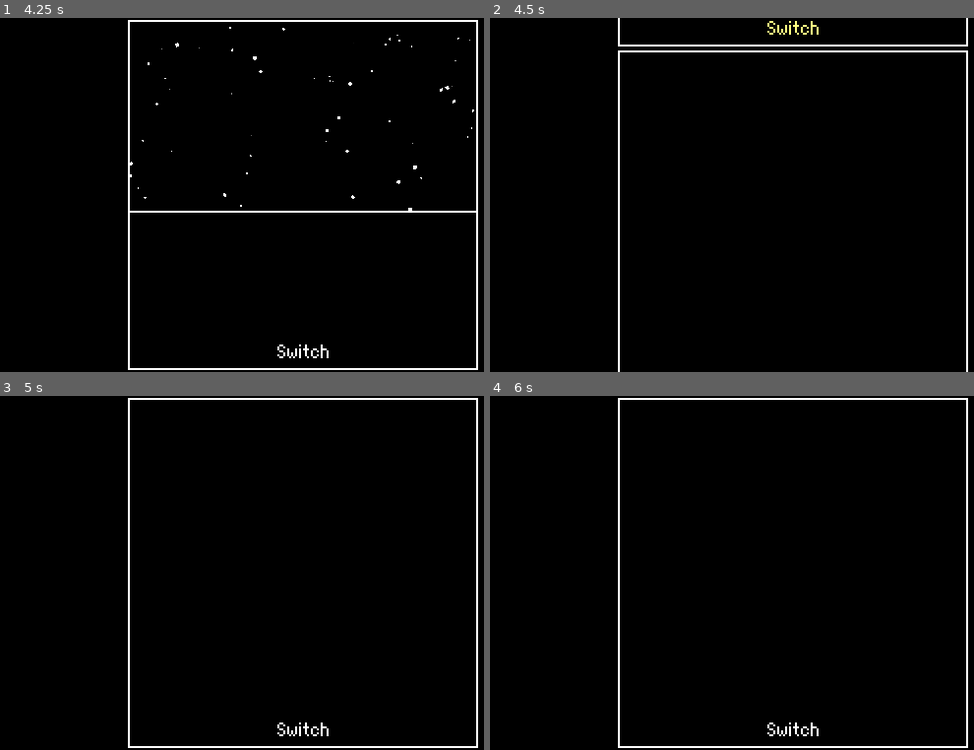
Above: before the commit, frames 1-4 (two rows, left to right).
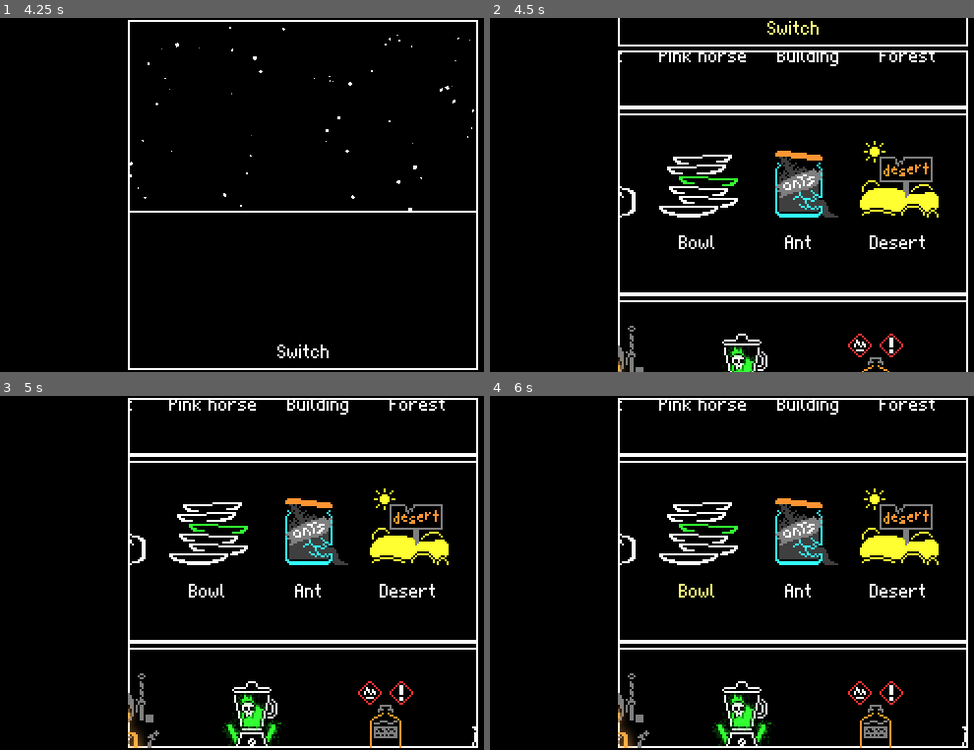
Above: after the commit, the same moments.

Repository: Banalian/BitBiscuit-GMTK2024
Game: Godot game, scene res://Scenes/main_menu.tscn
Same seed, same stepped clock (60 frames per second), same inputs: the game is played once before the commit and once after it.
Inputs (mouse positions are in pixels of both pictures, inside the frame that each line leads up to):
- Up to frame 1 (4.25 s): click "Play" at 0.5 s; click "Play" at 1.25 s; tap Enter at 2 s; move the mouse to (440, 177) at 2.02 s; click (440, 177) at 2.17 s; click (106, 340) at 2.75 s, where only the run after the commit has a clickable "Planet"; click (212, 340) at 3.5 s, where only the run after the commit has a clickable "Pink horse"
- Up to frame 2 (4.5 s): click (804, 340) at 4.25 s, where only the run after the commit has a clickable "Building"
- Up to frame 3 (5 s): no input
- Up to frame 4 (6 s): click (596, 548) at 5 s, where only the run after the commit has a clickable "Cup"; click (698, 548) at 5.75 s, where only the run after the commit has a clickable "Bowl"

Frame 1 is identical in both runs. In frame 2, 7.8% of the frame differs, in the area x 26-99%, y 9-100%; in frame 3, 9.0%, in the area x 26-99%, y 1-100%; in frame 4, 9.0%.

Commit message:
chore(main scene): add all ingredients to the scene

Diff:
--- a/Scenes/main.tscn
+++ b/Scenes/main.tscn
@@ -1,7 +1,21 @@
-[gd_scene load_steps=7 format=3 uid="uid://ca53ofrpltb0o"]
+[gd_scene load_steps=21 format=3 uid="uid://ca53ofrpltb0o"]
 
 [ext_resource type="Script" path="res://Scripts/main.gd" id="1_o11dq"]
 [ext_resource type="PackedScene" uid="uid://djedvt6g0ujyd" path="res://Scenes/client.tscn" id="2_locgf"]
+[ext_resource type="PackedScene" uid="uid://yjttqehhf2w4" path="res://Scenes/abstract_ingredient.tscn" id="3_xeuuf"]
+[ext_resource type="Resource" uid="uid://cdwrdu3mfv1y5" path="res://Resources/Bases/planet.tres" id="4_ivq56"]
+[ext_resource type="Resource" uid="uid://bujymccl3xnsf" path="res://Resources/Bases/pink_horse.tres" id="5_l4kwx"]
+[ext_resource type="Resource" uid="uid://bq5v7b0lj8ggw" path="res://Resources/Bases/building.tres" id="6_4q3op"]
+[ext_resource type="Resource" uid="uid://bsd7n5rfbiqst" path="res://Resources/Bases/forest.tres" id="7_clsxh"]
+[ext_resource type="Texture2D" uid="uid://dvjr4hp7mhvu" path="res://Assets/Textures/UI/Shelf.png" id="8_4b7lo"]
+[ext_resource type="Resource" uid="uid://b4d11f5dmdks2" path="res://Resources/Containers/cup.tres" id="9_yssrn"]
+[ext_resource type="Resource" uid="uid://c8amr3r5lgprb" path="res://Resources/Containers/bowl.tres" id="10_58a6e"]
+[ext_resource type="Resource" uid="uid://b2d4ccmmcd2vl" path="res://Resources/Additionals/ant.tres" id="11_ladnu"]
+[ext_resource type="Resource" uid="uid://r1eu2ey3046m" path="res://Resources/Additionals/desert.tres" id="12_kge0h"]
+[ext_resource type="Resource" uid="uid://c7mcr1hrlvpu4" path="res://Resources/Bases/molten_steel.tres" id="13_8lkky"]
+[ext_resource type="Resource" uid="uid://d1jvhuxivkcoe" path="res://Resources/Bases/uranium_juice.tres" id="14_smvgv"]
+[ext_resource type="Resource" uid="uid://p4b25y6w3jws" path="res://Resources/Bases/diethyl_ether.tres" id="15_be7sa"]
+[ext_resource type="Resource" uid="uid://dhe38oi674gn" path="res://Resources/Bases/beer.tres" id="16_b56b8"]
 
 [sub_resource type="StyleBoxFlat" id="StyleBoxFlat_auejg"]
 bg_color = Color(1, 1, 1, 0)
@@ -163,5 +177,86 @@
 size_flags_vertical = 8
 text = "Switch"
 
+[node name="VBoxContainer" type="VBoxContainer" parent="ViewBottom/MarginContainer"]
+layout_mode = 2
+
+[node name="VSplitContainer" type="VSplitContainer" parent="ViewBottom/MarginContainer/VBoxContainer"]
+layout_mode = 2
+
+[node name="HBoxContainer" type="HBoxContainer" parent="ViewBottom/MarginContainer/VBoxContainer/VSplitContainer"]
+layout_mode = 2
+
+[node name="Planet" parent="ViewBottom/MarginContainer/VBoxContainer/VSplitContainer/HBoxContainer" instance=ExtResource("3_xeuuf")]
+layout_mode = 2
+ingredient_res = ExtResource("4_ivq56")
+
+[node name="Pink horse" parent="ViewBottom/MarginContainer/VBoxContainer/VSplitContainer/HBoxContainer" instance=ExtResource("3_xeuuf")]
+layout_mode = 2
+ingredient_res = ExtResource("5_l4kwx")
+
+[node name="Building" parent="ViewBottom/MarginContainer/VBoxContainer/VSplitContainer/HBoxContainer" instance=ExtResource("3_xeuuf")]
+layout_mode = 2
+ingredient_res = ExtResource("6_4q3op")
+
+[node name="Forest" parent="ViewBottom/MarginContainer/VBoxContainer/VSplitContainer/HBoxContainer" instance=ExtResource("3_xeuuf")]
+layout_mode = 2
+ingredient_res = ExtResource("7_clsxh")
+
+[node name="TextureRect" type="TextureRect" parent="ViewBottom/MarginContainer/VBoxContainer/VSplitContainer"]
+layout_mode = 2
+texture = ExtResource("8_4b7lo")
+
+[node name="VSplitContainer2" type="VSplitContainer" parent="ViewBottom/MarginContainer/VBoxContainer"]
+layout_mode = 2
+
+[node name="HBoxContainer" type="HBoxContainer" parent="ViewBottom/MarginContainer/VBoxContainer/VSplitContainer2"]
+layout_mode = 2
+
+[node name="Cup" parent="ViewBottom/MarginContainer/VBoxContainer/VSplitContainer2/HBoxContainer" instance=ExtResource("3_xeuuf")]
+layout_mode = 2
+ingredient_res = ExtResource("9_yssrn")
+
+[node name="Bowl" parent="ViewBottom/MarginContainer/VBoxContainer/VSplitContainer2/HBoxContainer" instance=ExtResource("3_xeuuf")]
+layout_mode = 2
+ingredient_res = ExtResource("10_58a6e")
+
+[node name="Ants" parent="ViewBottom/MarginContainer/VBoxContainer/VSplitContainer2/HBoxContainer" instance=ExtResource("3_xeuuf")]
+layout_mode = 2
+ingredient_res = ExtResource("11_ladnu")
+
+[node name="Desert" parent="ViewBottom/MarginContainer/VBoxContainer/VSplitContainer2/HBoxContainer" instance=ExtResource("3_xeuuf")]
+layout_mode = 2
+ingredient_res = ExtResource("12_kge0h")
+
+[node name="TextureRect" type="TextureRect" parent="ViewBottom/MarginContainer/VBoxContainer/VSplitContainer2"]
+layout_mode = 2
+texture = ExtResource("8_4b7lo")
+
+[node name="VSplitContainer3" type="VSplitContainer" parent="ViewBottom/MarginContainer/VBoxContainer"]
+layout_mode = 2
+
+[node name="HBoxContainer" type="HBoxContainer" parent="ViewBottom/MarginContainer/VBoxContainer/VSplitContainer3"]
+layout_mode = 2
+
+[node name="Molten Steel" parent="ViewBottom/MarginContainer/VBoxContainer/VSplitContainer3/HBoxContainer" instance=ExtResource("3_xeuuf")]
+layout_mode = 2
+ingredient_res = ExtResource("13_8lkky")
+
+[node name="Uranium Juice" parent="ViewBottom/MarginContainer/VBoxContainer/VSplitContainer3/HBoxContainer" instance=ExtResource("3_xeuuf")]
+layout_mode = 2
+ingredient_res = ExtResource("14_smvgv")
+
+[node name="Diethyl Ether" parent="ViewBottom/MarginContainer/VBoxContainer/VSplitContainer3/HBoxContainer" instance=ExtResource("3_xeuuf")]
+layout_mode = 2
+ingredient_res = ExtResource("15_be7sa")
+
+[node name="Beer" parent="ViewBottom/MarginContainer/VBoxContainer/VSplitContainer3/HBoxContainer" instance=ExtResource("3_xeuuf")]
+layout_mode = 2
+ingredient_res = ExtResource("16_b56b8")
+
+[node name="TextureRect" type="TextureRect" parent="ViewBottom/MarginContainer/VBoxContainer/VSplitContainer3"]
+layout_mode = 2
+texture = ExtResource("8_4b7lo")
+
 [connection signal="pressed" from="ViewTop/MarginContainer/ViewButton" to="." method="_on_view_button_pressed"]
 [connection signal="pressed" from="ViewBottom/MarginContainer/ViewButton" to="." method="_on_view_button_pressed"]
